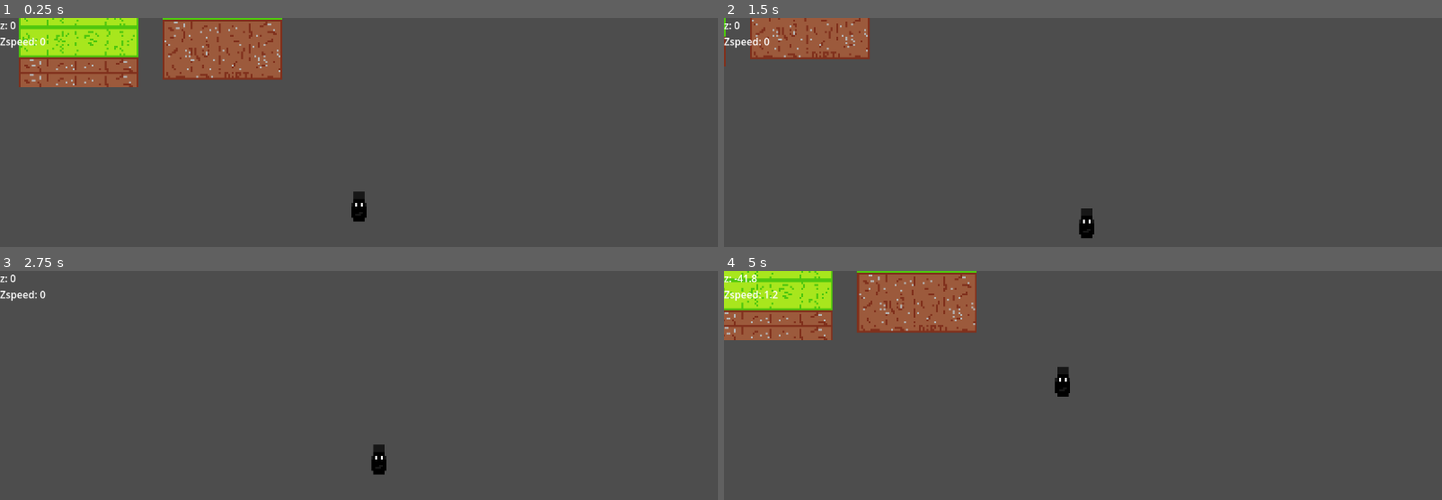
Above: before the commit, frames 1-4 (two rows, left to right).
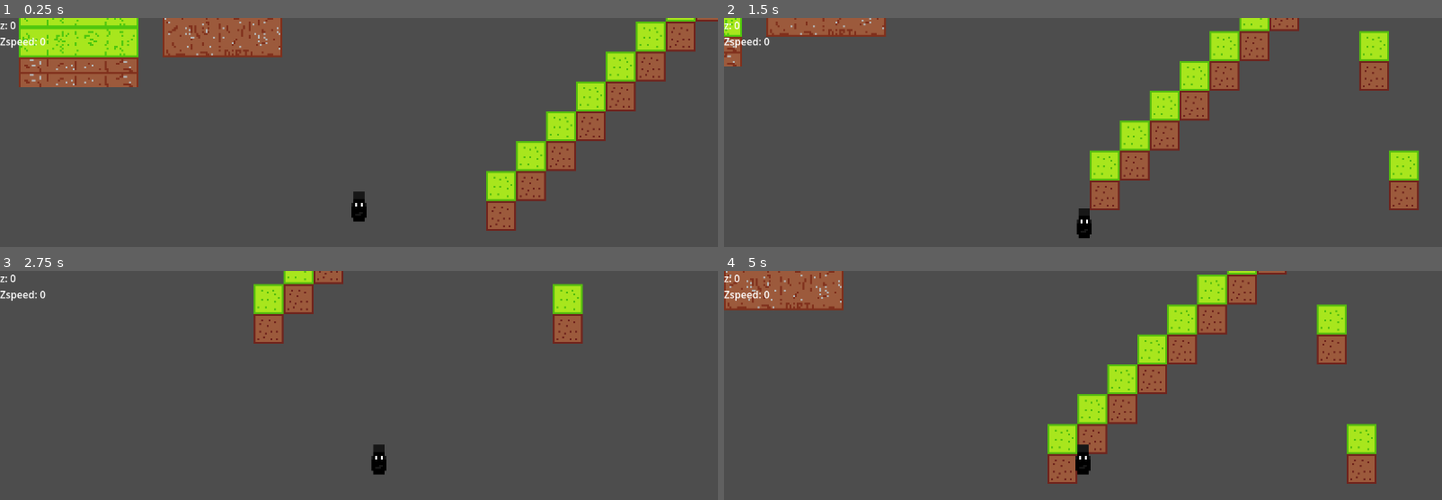
Above: after the commit, the same moments.

Repository: vitor-luis3301/Godot-Top-Down-Platformer
Game: Godot game, scene res://main.tscn
Same seed, same stepped clock (60 frames per second), same inputs: the game is played once before the commit and once after it.
Inputs:
- Up to frame 1 (0.25 s): no input
- Up to frame 2 (1.5 s): tap Enter (ui_accept) at 0.5, 0.77 s; hold Right (ui_right) 0.53-1.28 s; hold Down (ui_down) from 1.28 s (still down)
- Up to frame 3 (2.75 s): tap Enter (ui_accept) at 1.52 s; release Down (ui_down) at 2.03 s; hold Right (ui_right) from 2.03 s (still down)
- Up to frame 4 (5 s): release Right (ui_right) at 2.78 s; hold Up (ui_up) 2.78-3.53 s; tap Enter (ui_accept) at 3.02, 3.77, 4.52 s; hold Left (ui_left) from 3.53 s (still down)

The runs differ from the first frame. In frame 1, 9.8% of the frame differs, in the area x 22-100%, y 0-93%; in frame 2, 12%; in frame 3, 3.2%; in frame 4, 19%, in the area x 0-91%, y 0-93%.

Commit message:
Update main.tscn

Diff:
--- a/main.tscn
+++ b/main.tscn
@@ -1,8 +1,9 @@
-[gd_scene load_steps=7 format=3 uid="uid://cyhc1kiao3mjr"]
+[gd_scene load_steps=8 format=3 uid="uid://cyhc1kiao3mjr"]
 
 [ext_resource type="Script" path="res://main.gd" id="1_2dq2h"]
 [ext_resource type="Texture2D" uid="uid://dptbtphq6xwh4" path="res://terra.png" id="4_0axir"]
 [ext_resource type="Script" path="res://block.gd" id="4_ro3km"]
+[ext_resource type="PackedScene" uid="uid://xd3glgotcs1i" path="res://block.tscn" id="5_lkt3j"]
 [ext_resource type="PackedScene" uid="uid://u6csv0racqmt" path="res://player.tscn" id="5_w2g7d"]
 
 [sub_resource type="RectangleShape2D" id="RectangleShape2D_5lv1q"]
@@ -21,8 +22,8 @@
 height = -32
 
 [node name="Sprite2D" type="Sprite2D" parent="StaticBody2D6"]
-position = Vector2(0, -12)
 texture = ExtResource("4_0axir")
+offset = Vector2(0, -12)
 
 [node name="CollisionShape2D" type="CollisionShape2D" parent="StaticBody2D6"]
 position = Vector2(0, 4)
@@ -32,42 +33,39 @@
 position = Vector2(191, 83)
 script = ExtResource("4_ro3km")
 z = -16
-height = -16
-
-[node name="Sprite2D" type="Sprite2D" parent="StaticBody2D5"]
-position = Vector2(0, -16)
-texture = ExtResource("4_0axir")
-vframes = 2
-
-[node name="Sprite2D5" type="Sprite2D" parent="StaticBody2D5"]
-position = Vector2(0, -56)
-texture = ExtResource("4_0axir")
-vframes = 2
-
-[node name="Sprite2D4" type="Sprite2D" parent="StaticBody2D5"]
-position = Vector2(0, -40)
-texture = ExtResource("4_0axir")
-vframes = 2
-
-[node name="Sprite2D2" type="Sprite2D" parent="StaticBody2D5"]
-position = Vector2(0, -24)
-texture = ExtResource("4_0axir")
-vframes = 2
 
 [node name="CollisionShape2D" type="CollisionShape2D" parent="StaticBody2D5"]
 position = Vector2(0, -12)
 shape = SubResource("RectangleShape2D_mon2y")
 
+[node name="Sprite2D" type="Sprite2D" parent="StaticBody2D5"]
+texture = ExtResource("4_0axir")
+vframes = 2
+
+[node name="Sprite2D5" type="Sprite2D" parent="StaticBody2D5/Sprite2D"]
+position = Vector2(0, -40)
+texture = ExtResource("4_0axir")
+vframes = 2
+
+[node name="Sprite2D4" type="Sprite2D" parent="StaticBody2D5/Sprite2D"]
+position = Vector2(0, -24)
+texture = ExtResource("4_0axir")
+vframes = 2
+
+[node name="Sprite2D2" type="Sprite2D" parent="StaticBody2D5/Sprite2D"]
+position = Vector2(0, -8)
+texture = ExtResource("4_0axir")
+vframes = 2
+
 [node name="StaticBody2D3" type="StaticBody2D" parent="." groups=["Blocks"]]
 position = Vector2(116, 83)
 script = ExtResource("4_ro3km")
-height = -16
 
 [node name="Sprite2D" type="Sprite2D" parent="StaticBody2D3"]
 texture = ExtResource("4_0axir")
 vframes = 2
 
-[node name="Sprite2D2" type="Sprite2D" parent="StaticBody2D3"]
+[node name="Sprite2D2" type="Sprite2D" parent="StaticBody2D3/Sprite2D"]
 position = Vector2(0, -8)
 texture = ExtResource("4_0axir")
 vframes = 2
@@ -78,3 +76,45 @@
 
 [node name="CharacterBody2D" parent="." instance=ExtResource("5_w2g7d")]
 position = Vector2(341, 150)
+
+[node name="StaticBody2D" parent="." instance=ExtResource("5_lkt3j")]
+position = Vector2(417, 140)
+
+[node name="StaticBody2D2" parent="." instance=ExtResource("5_lkt3j")]
+position = Vector2(433, 140)
+z = -16
+
+[node name="StaticBody2D4" parent="." instance=ExtResource("5_lkt3j")]
+position = Vector2(449, 140)
+z = -32
+
+[node name="StaticBody2D7" parent="." instance=ExtResource("5_lkt3j")]
+position = Vector2(465, 140)
+z = -48
+
+[node name="StaticBody2D8" parent="." instance=ExtResource("5_lkt3j")]
+position = Vector2(481, 140)
+z = -64
+
+[node name="StaticBody2D9" parent="." instance=ExtResource("5_lkt3j")]
+position = Vector2(497, 140)
+z = -80
+
+[node name="StaticBody2D10" parent="." instance=ExtResource("5_lkt3j")]
+position = Vector2(513, 140)
+z = -96
+
+[node name="StaticBody2D11" parent="." instance=ExtResource("5_lkt3j")]
+position = Vector2(529, 140)
+z = -112
+
+[node name="StaticBody2D12" parent="." instance=ExtResource("5_lkt3j")]
+position = Vector2(545, 140)
+z = -128
+
+[node name="StaticBody2D13" parent="." instance=ExtResource("5_lkt3j")]
+position = Vector2(561, 140)
+z = -64
+
+[node name="StaticBody2D14" parent="." instance=ExtResource("5_lkt3j")]
+position = Vector2(577, 140)
